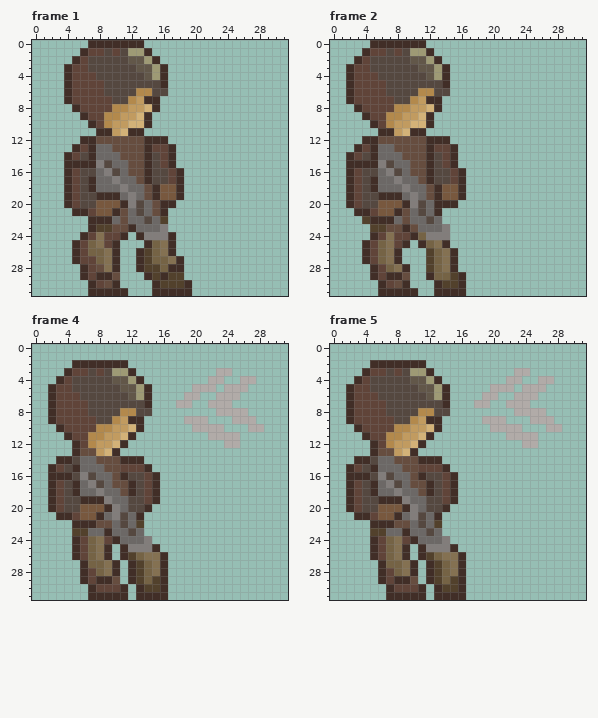
Pixel-art file, stored at Game Sprites/With new color/Sprite With Animation/Fixed/Take hit/character Take Damage - iii.aseprite. The picture above is the old version.
32x32 pixels, 8 frames. Shown: frame 1, frame 2, frame 4, frame 5. The commit also changed other frames, which this record leaves out.
And afterwards:
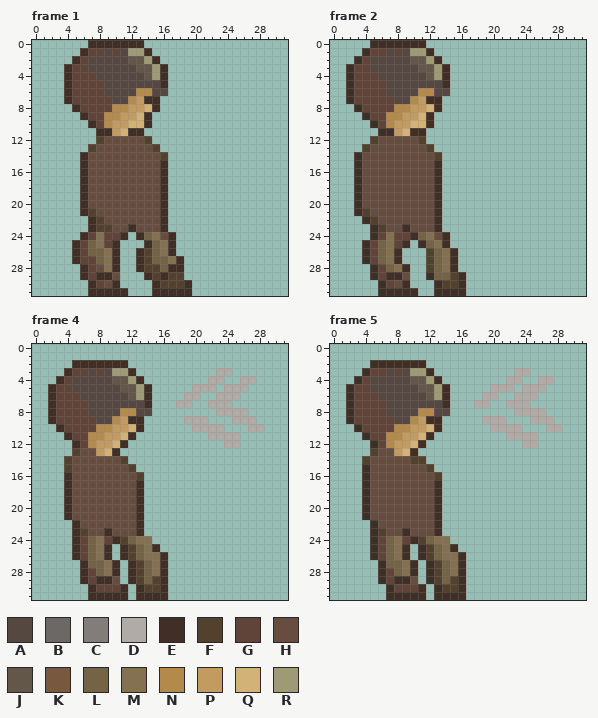
Palette (. is transparent): A #554840  B #6c6866  C #827d7b  D #b1aba8  E #412e27  F #52412c  G #604439  H #664d3f  J #625749  K #78583e  L #756345  M #847152  N #b3894c  P #c19b60  Q #d3b278  R #9e9a75
Edits made:
layer "Character 1/Left Hand" now hidden
layer "Character 1/Weapon" now hidden
layer "Character 1/Right Hand" now hidden
Frame 1:
y 12: x 6..8 EEH -> ..F; x 14..16 EEE -> F..
y 13: x 5..9 EGEBB -> ..FHH; x 14..17 EGGE -> HF..
y 14: x 4..10 EGAEBBB -> ..EHHHH; x 14..17 EAGE -> HHF.
y 15: x 4..5 EE -> ..; x 7..11 ECABB -> HHHHH; x 14..17 EAGE -> HHE.
y 16: x 4..11 EGAABCAB -> ..EHHHHH; x 14..18 EAAGE -> HHE..
y 17: x 4..12 EGAEBBCBB -> ..EHHHHHH; x 14..18 EAAGE -> HHE..
y 18: x 4..13 EGAEBBBCBB -> ..EHHHHHHH; x 15..18 EKKE -> HE..
y 19: x 4..13 EGAAEEEBCB -> ..EHHHHHHH; x 15..18 EKKE -> HE..
y 20: x 4..14 EGAAKKKECAB -> ..EHHHHHHHH; x 17 E -> .
y 21: x 5 E -> .; x 7..10 GKKE -> FHHH; x 12..14 BAB -> HHH
y 22: x 8..10 EEB -> FHH; x 12..16 BBABF -> HHHHE
y 23: x 13..16 BBBC -> HHHE
y 24: x 14..16 CCC -> LMH
Frame 2:
y 12: x 4..5 EE -> .F; x 11..14 HEEE -> F...
y 13: x 3..7 EGEBB -> .FHHH; x 12..15 EGGE -> F...
y 14: x 2..8 EGAEBBB -> .EHHHHH; x 12..15 EAGE -> HF..
y 15: x 2 E -> .; x 4..9 EECABB -> HHHHHH; x 12..15 EAGE -> HE..
y 16: x 2..9 EGAABCAB -> .EHHHHHH; x 12..16 EAAGE -> HE...
y 17: x 2..10 EGAEBBCBB -> .EHHHHHHH; x 12..16 EAAGE -> HE...
y 18: x 2..11 EGAEBBBCBB -> .EHHHHHHHH; x 14..16 KKE -> ...
y 19: x 2..11 EGAAEEEBCB -> .EHHHHHHHH; x 14..16 KKE -> ...
y 20: x 2..12 EGAAKKKECAB -> .EHHHHHHHHH; x 14..15 EE -> ..
y 21: x 4..8 EGKKE -> FHHHH; x 10..12 BAB -> HHH
y 22: x 4..8 FEEEB -> EFHHH; x 10..13 BBAB -> HHHE
y 23: x 5 F -> E; x 11..14 BBBC -> HHE.
y 24: x 12..14 CCC -> MHE
Frame 4:
y 13: x 5 E -> F
y 14: x 3..7 EEABB -> .FHHH; x 11..13 EEE -> F..
y 15: x 2..8 EGAEBBB -> ..FHHHH; x 11..14 GGGE -> HF..
y 16: x 2..3 EE -> ..; x 5..9 ACABB -> HHHHH; x 11..15 EAAGE -> HHF..
y 17: x 2..9 EGAEBCAB -> ..EHHHHH; x 12..15 EAGE -> HE..
y 18: x 2..10 EGAEBBCBB -> ..EHHHHHH; x 12..15 EAGE -> HE..
y 19: x 2..15 EGAAEEECBBAAGE -> ..EHHHHHHHHE..
y 20: x 2..14 EGAAKKKECBAAE -> ..EHHHHHHHHE.
y 21: x 3 E -> .; x 5..12 GKKEBCAB -> HHHHHHHH
y 22: x 6..7 EE -> HH; x 10..13 BABF -> HHHE
y 23: x 5 F -> E; x 7..8 BB -> HH; x 10..13 BBAB -> HHHE
y 24: x 11..14 BBBC -> FLMM
y 25: x 12..14 CCC -> FLM
Frame 5:
y 13: x 5 E -> F
y 14: x 3..7 EEABB -> .FHHH; x 10..13 HEEE -> FF..
y 15: x 2..8 EGAEBBB -> ..EHHHH; x 11..14 GGGE -> HF..
y 16: x 2..3 EE -> ..; x 5..9 ACABB -> HHHHH; x 11..15 EAAGE -> HHF..
y 17: x 2..9 EGAEBCAB -> ..EHHHHH; x 12..15 EAGE -> HE..
y 18: x 2..10 EGAEBBCBB -> ..EHHHHHH; x 12..15 EAGE -> HE..
y 19: x 2..15 EGAAEEECBBAAGE -> ..EHHHHHHHHE..
y 20: x 2..14 EGAAKKKECBAAE -> ..EHHHHHHHHE.
y 21: x 3 E -> .; x 5..12 GKKEBCAB -> HHHHHHHH
y 22: x 6..7 EE -> HH; x 10..13 BABF -> HHHE
y 23: x 5 F -> E; x 7..8 BB -> HH; x 10..13 BBAB -> HHHE
y 24: x 11..14 BBBC -> FLMM
y 25: x 12..14 CCC -> FLM
